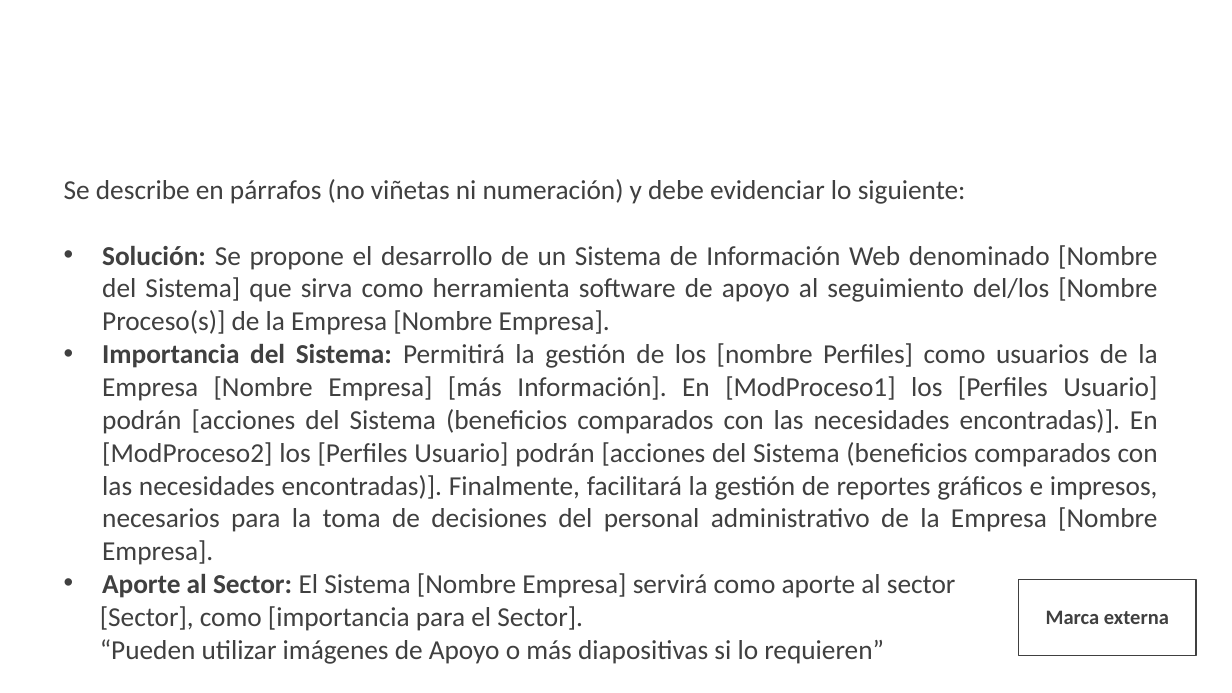
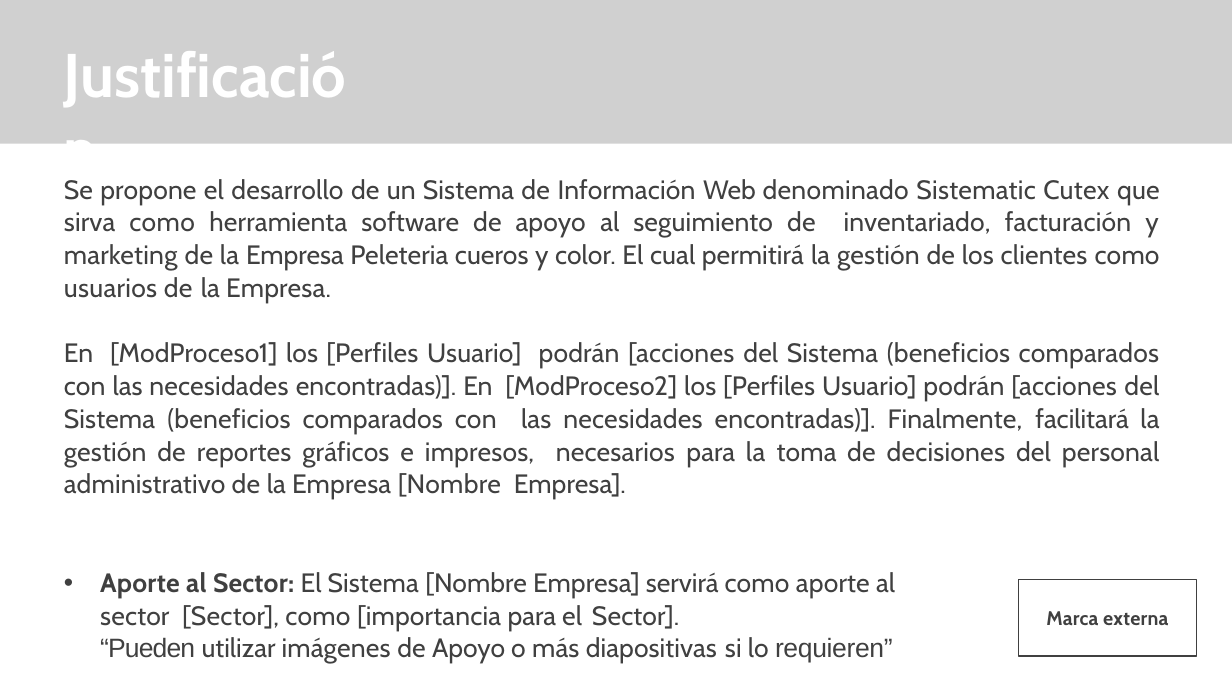
Before and after one commit to kamor31232/Proyecto_adsi, a slide deck: slide 10 of App/app_documentacion/1er_trimestre/1_proyecto/1_1_1_presentacion_proyecto.pptx (slide 9 before the commit). Drawn at 1232x693 pixels with LibreOffice and Linux fonts; fonts in the diff are those of the drawing; grey boxes stand for pictures; background and template pictures are left out. Boxes give left, top, right and bottom in pixels: in the first picture for what was removed or moved away, otherwise in the second. Text is boxed around its words. In the diff, an @@ line names an element or a change of style, - is before the commit and + after.

```diff
--- a/App/app_documentacion/1er_trimestre/1_proyecto/1_1_1_presentacion_proyecto.pptx
+++ b/App/app_documentacion/1er_trimestre/1_proyecto/1_1_1_presentacion_proyecto.pptx
@@ picture added at box(0, 0, 1232, 144) @@
@@ title "Justificación": place and size @@
-title "Justificación" at box(52, 33, 431, 121)
+title "Justificación" at box(63, 34, 378, 112)
@@ title "Justificación" at box(63, 34, 378, 112): font Calibri to Cabin, letter spacing 0 to -0.1 pt; indent changed; more space between paragraphs @@
@@ text at box(64, 179, 1160, 499): text changed; size 16 to 15.5 pt; font Calibri to Cabin @@
-Se describe en párrafos (no viñetas ni numeración) y debe evidenciar lo siguiente:
-• Solución: Se propone el desarrollo de un Sistema de Información Web denominado [Nombre del Sistema] que sirva como herramienta software de apoyo al seguimiento del/los [Nombre Proceso(s)] de la Empresa [Nombre Empresa].
-• Importancia del Sistema: Permitirá la gestión de los [nombre Perfiles] como usuarios de la Empresa [Nombre Empresa] [más Información]. En [ModProceso1] los [Perfiles Usuario] podrán [acciones del Sistema (beneficios comparados con las necesidades encontradas)]. En [ModProceso2] los [Perfiles Usuario] podrán [acciones del Sistema (beneficios comparados con las necesidades encontradas)]. Finalmente, facilitará la gestión de reportes gráficos e impresos, necesarios para la toma de decisiones del personal administrativo de la Empresa [Nombre Empresa].
-• Aporte al Sector: El Sistema [Nombre Empresa] servirá como aporte al sector
-[Sector], como [importancia para el Sector].
-“Pueden utilizar imágenes de Apoyo o más diapositivas si lo requieren”
+Se propone el desarrollo de un Sistema de Información Web denominado Sistematic Cutex que sirva como herramienta software de apoyo al seguimiento de inventariado, facturación y marketing de la Empresa Peleteria cueros y color. El cual permitirá la gestión de los clientes como usuarios de la Empresa.
+En [ModProceso1] los [Perfiles Usuario] podrán [acciones del Sistema (beneficios comparados con las necesidades encontradas)]. En [ModProceso2] los [Perfiles Usuario] podrán [acciones del Sistema (beneficios comparados con las necesidades encontradas)]. Finalmente, facilitará la gestión de reportes gráficos e impresos, necesarios para la toma de decisiones del personal administrativo de la Empresa [Nombre Empresa].
@@ text added at box(100, 572, 895, 663), 15.5 pt, text #404040 @@
+• Aporte al Sector: El Sistema [Nombre Empresa] servirá como aporte al sector [Sector], como [importancia para el Sector].
+“Pueden utilizar imágenes de Apoyo o más diapositivas si lo requieren”
@@ rectangle "Marca externa": place and size @@
-rectangle "Marca externa" at box(1046, 610, 1169, 624)
+rectangle "Marca externa" at box(1019, 580, 1196, 657)
@@ rectangle "Marca externa" at box(1019, 580, 1196, 657): size 12 to 11.5 pt, font Calibri to Cabin, letter spacing 0 to 0.1 pt; alignment centre to left; indent changed; outline none to #404040 0.72 pt @@
@@ rectangle removed at box(1019, 580, 1196, 657) @@
```
Also in this commit, not shown: 6 other slides changed, 6 slides added, 5 slides removed.
